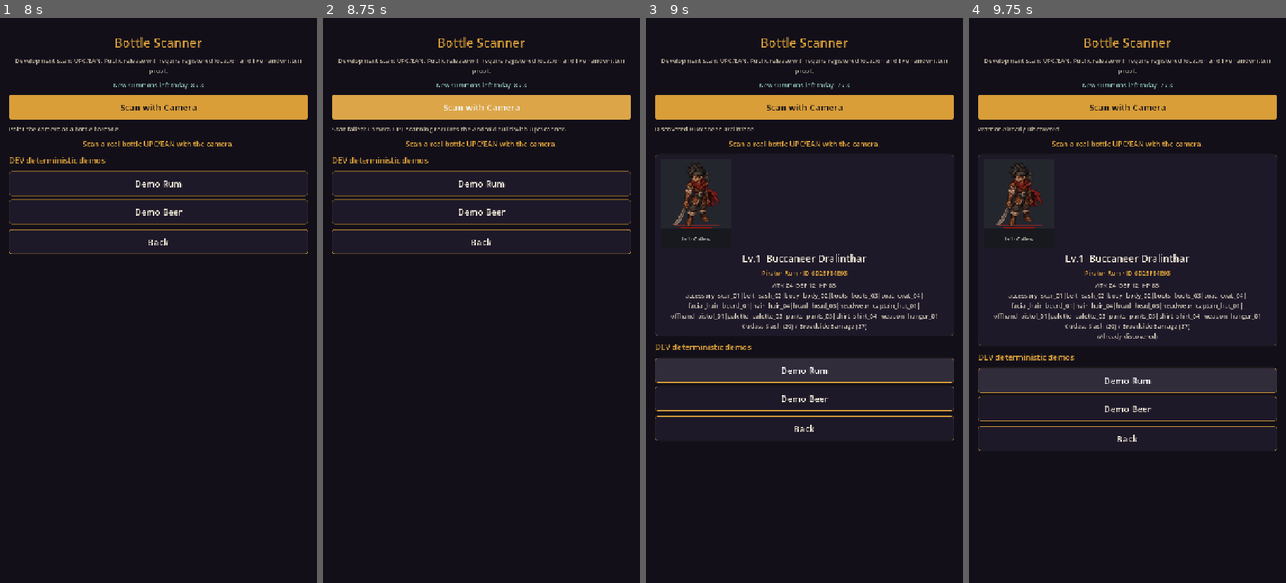
Above: before the commit, frames 1-4 (left to right).
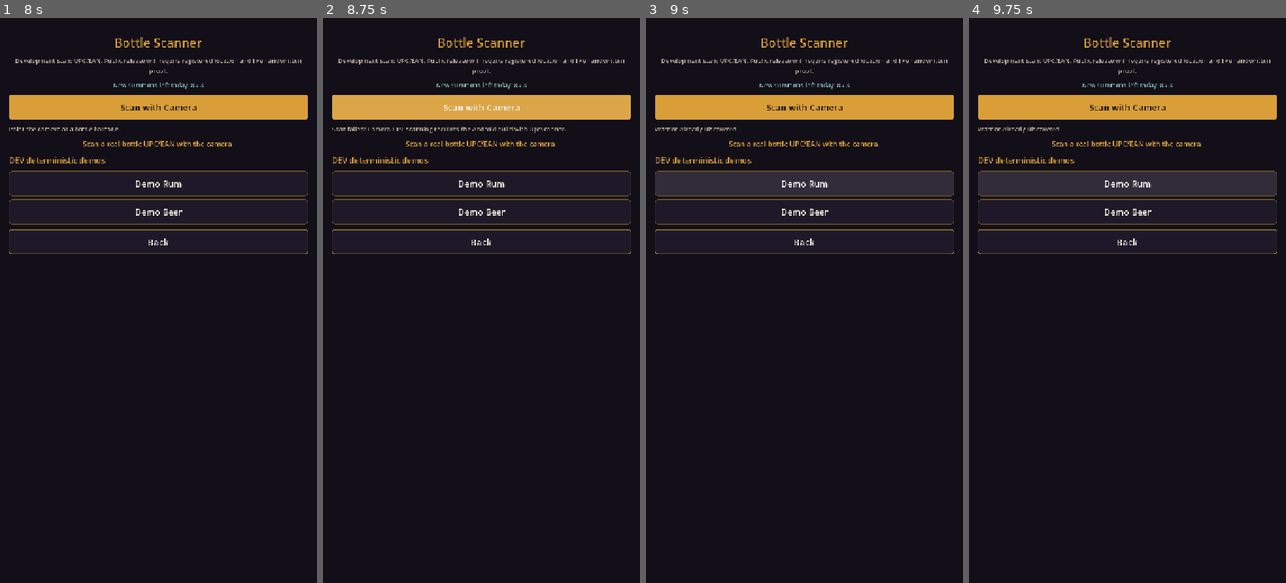
Above: after the commit, the same moments.

Repository: rgarn023/LibationWarriors
Game: Godot game, scene res://scenes/startup.tscn
The game is run twice, just before and just after one commit, with the same random seed, the same clock (stepped at 60 frames per second) and the same inputs.
Inputs (mouse positions are in pixels of both pictures, inside the frame that each line leads up to):
- Up to frame 1 (8 s): tap Enter (ui_accept) at 0.5, 0.77, 1.25, 2, 2.75, 3.5, 3.77, 4.25 s; move the mouse to (228, 272) at 0.52 s; hold Right (ui_right) 0.53-1.25 s; hold Space (attack) 0.53-1.25 s; click (228, 272) at 0.67 s; drag from (95, 328) to (142, 413) at 1.27 s; move the mouse to (190, 176) at 2.02 s; hold Right (ui_right) 2.03-2.75 s; tap K at 2.1 s; drag from (142, 413) to (63, 215) at 2.77 s; move the mouse to (253, 385) at 3.52 s; hold Left (ui_left) 3.53-4.25 s; tap X at 3.6 s; drag from (63, 215) to (110, 159) at 4.27 s; move the mouse to (174, 300) at 5.02 s; hold Down (ui_down) 5.03-5.75 s; hold Space (attack) 5.03-5.75 s; click (174, 300) at 5.17 s; click (158, 244) at 5.77 s; type "12" at 5.85 s; click (158, 272) at 6 s; type "12" at 6.08 s; click "Continue Offline (DEV)" at 6.5 s; click "SCAN" at 7.25 s
- Up to frame 2 (8.75 s): click "Scan with Camera" at 8 s
- Up to frame 3 (9 s): click "Demo Rum" at 8.75 s
- Up to frame 4 (9.75 s): click "Demo Rum" at 9.5 s

Frames 1-2 are identical in both runs. In frame 3, 8.9% of the frame differs, in the area x 2-98%, y 11-75%; in frame 4, 8.6%.
Error after the commit: Parse Error: Key "gender" was already used in this dictionary (at line 120). (res://scripts/data/warrior.gd:123)

Commit message:
Lock UPC-global gender and v2 procedural faction warrior portraits

Diff:
--- a/project.godot
+++ b/project.godot
@@ -5,7 +5,7 @@
 
 config/name="Libation Warriors"
 config/description="Scan bottles to summon unique 16-bit libation warriors. Collect, form parties of three, and battle locally or online."
-config/version="1.6.1"
+config/version="1.7.0"
 run/main_scene="res://scenes/startup.tscn"
 config/features=PackedStringArray("4.7", "Mobile")
 config/icon="res://assets/icons/app_icon.png"
--- a/scripts/autoload/warrior_factory.gd
+++ b/scripts/autoload/warrior_factory.gd
@@ -20,6 +20,9 @@
 	warrior.faction = faction
 	warrior.category = category
 	warrior.seed_value = seed
+	warrior.gender = AppearanceData.gender_for_seed(seed)
+	warrior.base_archetype = AppearanceData.archetype_for(faction)
+	warrior.design_version = 2
 	warrior.level = 1
 	warrior.xp = 0
 
--- a/scripts/data/appearance_data.gd
+++ b/scripts/data/appearance_data.gd
@@ -2,8 +2,30 @@
 extends RefCounted
 ## Deterministic component pools. IDs map to synchronized sprite layers as art is added.
 
+const ARCHETYPES := {
+	"pirate": "Sea Corsair", "militiaman": "Frontier Sentinel",
+	"bandit": "Sunset Outlaw", "druid": "Highland Mystic",
+	"barbarian": "Frost Reaver", "paladin": "Gilded Warden",
+	"alchemist": "Botanical Artificer", "bard": "Velvet Virtuoso",
+	"red_mage": "Crimson Arcanist", "white_mage": "Ivory Oracle",
+	"black_mage": "Void Hexer", "brawler": "Iron Bruiser",
+	"samurai": "Blossom Ronin", "viking": "Runestone Raider",
+	"rogue": "Midnight Stalker", "nimrod": "Fizz Fool",
+}
+
+static func gender_for_seed(seed: int) -> String:
+	# Intentionally independent of caller, current time, and local RNG.
+	return "female" if (seed & 1) == 1 else "male"
+
+static func archetype_for(faction: String) -> String:
+	return str(ARCHETYPES.get(faction, "Wandering Warrior"))
+
 const DEFAULT_POOLS := {
 	"body": ["body_01", "body_02", "body_03"],
+	"silhouette": ["athletic", "lean", "stocky", "regal"],
+	"face": ["face_01", "face_02", "face_03", "face_04"],
+	"skin": ["skin_01", "skin_02", "skin_03", "skin_04", "skin_05"],
+	"headwear": ["hood", "circlet", "none", "helm"],
 	"head": ["head_01", "head_02", "head_03", "head_04"],
 	"hair": ["hair_01", "hair_02", "hair_03", "hair_04"],
 	"outfit": ["outfit_01", "outfit_02", "outfit_03", "outfit_04"],
@@ -13,6 +35,9 @@
 
 const PIRATE_POOLS := {
 	"body": ["body_01", "body_02", "body_03", "body_04"],
+	"silhouette": ["athletic", "lean", "stocky", "regal"],
+	"face": ["face_01", "face_02", "face_03", "face_04"],
+	"skin": ["skin_01", "skin_02", "skin_03", "skin_04", "skin_05"],
 	"head": ["head_01", "head_02", "head_03", "head_04", "head_05", "head_06", "head_07"],
 	"hair": ["hair_01", "hair_02", "hair_03", "hair_04", "hair_05", "hair_06"],
 	"facial_hair": ["none", "stubble_01", "beard_01", "beard_02", "mustache_01"],
@@ -46,5 +71,9 @@
 		var selected := str(choices[rng.randi() % choices.size()])
 		components[str(key)] = selected
 		signature.append("%s=%s" % [str(key), selected])
+	components["gender"] = warrior.gender
+	components["archetype"] = warrior.base_archetype
+	signature.append("gender=%s" % warrior.gender)
+	signature.append("archetype=%s" % warrior.base_archetype)
 	warrior.appearance_components = components
 	warrior.appearance_signature = "|".join(signature)
--- a/scripts/data/warrior.gd
+++ b/scripts/data/warrior.gd
@@ -7,6 +7,10 @@
 var name: String = ""
 var faction: String = "rogue"
 var category: int = FactionData.Category.OTHER_ALCOHOL
+## Base gender and visual archetype are immutable for a normalized UPC.
+var gender: String = "male"
+var base_archetype: String = ""
+var design_version: int = 2
 var bottle_palette_name: String = ""
 var tint_primary: Color = Color.WHITE
 var tint_secondary: Color = Color.GRAY
@@ -71,6 +75,9 @@
 	special_power = int(data.get("special_power", 20))
 	regular_power = int(data.get("regular_power", 12))
 	seed_value = int(data.get("seed_value", 0))
+	gender = str(data.get("gender", AppearanceData.gender_for_seed(seed_value)))
+	base_archetype = str(data.get("base_archetype", AppearanceData.archetype_for(faction)))
+	design_version = int(data.get("design_version", 1))
 	level = maxi(1, int(data.get("level", 1)))
 	xp = maxi(0, int(data.get("xp", 0)))
 	variant_pattern = int(data.get("variant_pattern", 0))
@@ -110,6 +117,12 @@
 		"name": name,
 		"faction": faction,
 		"category": category,
+		"gender": gender,
+		"base_archetype": base_archetype,
+		"design_version": design_version,
+		"gender": gender,
+		"base_archetype": base_archetype,
+		"design_version": design_version,
 		"bottle_palette_name": bottle_palette_name,
 		"tint_primary": [tint_primary.r, tint_primary.g, tint_primary.b, tint_primary.a],
 		"tint_secondary": [tint_secondary.r, tint_secondary.g, tint_secondary.b, tint_secondary.a],
--- /dev/null
+++ b/scripts/data/warrior_base_art.gd
@@ -0,0 +1,131 @@
+class_name WarriorBaseArt
+extends RefCounted
+## Deterministic 64x80 original pixel-art base PORTRAITS for all 16 factions.
+## Distinctive gendered silhouette, gear, face, hair, palette and weapon.
+## Gameplay directional sheets are a separate authored-animation milestone.
+
+const W := 64
+const H := 80
+const SKIN := [Color("#f6c5a2"), Color("#dca17e"), Color("#a96547"), Color("#76442f"), Color("#e6ae89")]
+const COAT_COLORS := {
+	"pirate": "#335c8a", "militiaman": "#596e55", "bandit": "#bd6734",
+	"druid": "#326b4c", "barbarian": "#6388a9", "paladin": "#b8a16c",
+	"alchemist": "#388977", "bard": "#824d85", "red_mage": "#b53b53",
+	"white_mage": "#b6bdd1", "black_mage": "#57427f", "brawler": "#a46b3d",
+	"samurai": "#9f3c4f", "viking": "#597d85", "rogue": "#474b69",
+	"nimrod": "#79ab53",
+}
+
+static func texture_for(warrior: Warrior) -> Texture2D:
+	var image := Image.create_empty(W, H, false, Image.FORMAT_RGBA8)
+	image.fill(Color.TRANSPARENT)
+	var sig := warrior.appearance_signature
+	var seed := warrior.seed_value
+	var parts := warrior.appearance_components
+	var gender := warrior.gender
+	var outline := Color("#20202e")
+	var skin := SKIN[posmod(_component_number(parts, "skin", 1) - 1, SKIN.size())]
+	var coat := Color(str(COAT_COLORS.get(warrior.faction, "#6e6688")))
+	var accent := warrior.outfit_accent()
+	var pants := coat.darkened(0.48)
+	var hair := [Color("#302839"), Color("#794a31"), Color("#c99a53"), Color("#ddd0b7"), Color("#593b65")][posmod(int(seed / 29), 5)]
+	# Ground and cloak silhouette.
+	_fill(image, 13, 73, 39, 3, Color(0.06, 0.05, 0.1, 0.35))
+	var is_female := gender == "female"
+	var shoulder := 12 if is_female else 10
+	if str(parts.get("silhouette", "")) == "stocky":
+		shoulder += 3
+	elif str(parts.get("silhouette", "")) == "lean":
+		shoulder -= 2
+	# Torso and legs; each pixel is drawn once using stable UPC blueprint data.
+	_fill(image, 26, 52, 6, 18, outline)
+	_fill(image, 33, 52, 6, 18, outline)
+	_fill(image, 27, 52, 4, 15, pants)
+	_fill(image, 34, 52, 4, 15, pants)
+	_fill(image, 24, 66, 9, 6, outline)
+	_fill(image, 33, 66, 9, 6, outline)
+	_fill(image, 25, 67, 7, 4, coat.darkened(0.5))
+	_fill(image, 34, 67, 7, 4, coat.darkened(0.5))
+	_fill(image, 32 - shoulder, 31, shoulder * 2 + 1, 24, outline)
+	_fill(image, 33 - shoulder, 32, shoulder * 2 - 1, 21, coat)
+	_fill(image, 31, 31, 3, 21, coat.lightened(0.18))
+	_fill(image, 31 - shoulder, 34, 5, 19, coat.darkened(0.27))
+	_fill(image, 27, 50, 12, 3, Color("#302936"))
+	_fill(image, 30, 50, 5, 3, accent)
+	# Cloth overlay / corset / tunic differentiates female and male character bases.
+	if is_female:
+		_fill(image, 25, 44, 14, 2, accent.darkened(0.12))
+		_fill(image, 27, 37, 2, 9, accent)
+		_fill(image, 37, 37, 2, 9, accent)
+	else:
+		_fill(image, 23, 39, 18, 2, accent.darkened(0.15))
+		_fill(image, 31, 35, 2, 12, accent)
+	# Sleeves and gloves.
+	_fill(image, 15 if not is_female else 17, 34, 7, 21, outline)
+	_fill(image, 42 if not is_female else 40, 34, 7, 21, outline)
+	_fill(image, 16 if not is_female else 18, 35, 5, 16, coat.darkened(0.14))
+	_fill(image, 43 if not is_female else 41, 35, 5, 16, coat.darkened(0.14))
+	_fill(image, 16 if not is_female else 18, 52, 5, 6, skin)
+	_fill(image, 43 if not is_female else 41, 52, 5, 6, skin)
+	# Head, face and hair.
+	_fill(image, 24, 13, 17, 22, outline)
+	_fill(image, 25, 14, 15, 19, skin)
+	_fill(image, 25, 13, 15, 7, hair)
+	_fill(image, 22, 17, 5, 13 if is_female else 7, hair)
+	_fill(image, 39, 17, 5, 14 if is_female else 6, hair)
+	if str(parts.get("hair", "hair_01")) in ["hair_03", "hair_04", "hair_05", "hair_06"]:
+		_fill(image, 21, 26, 5, 13, hair)
+		_fill(image, 40, 26, 5, 13, hair)
+	_fill(image, 28, 24, 3, 2, outline)
+	_fill(image, 35, 24, 3, 2, outline)
+	_fill(image, 31, 30, 4, 1, Color("#7c4a4a"))
+	# The faction's recognizable signature headpiece and silhouette.
+	var f := warrior.faction
+	if f in ["pirate", "bandit"]:
+		_fill(image, 16, 13, 34, 4, outline)
+		_fill(image, 21, 5, 23, 10, coat.darkened(0.28))
+		_fill(image, 22, 14, 21, 2, accent)
+	elif f in ["samurai", "viking", "paladin", "militiaman", "barbarian"]:
+		_fill(image, 22, 6, 22, 8, outline)
+		_fill(image, 25, 7, 16, 5, accent.darkened(0.22))
+		_fill(image, 31, 3, 3, 6, accent)
+	elif f in ["red_mage", "white_mage", "black_mage", "druid", "rogue"]:
+		_fill(image, 20, 11, 25, 6, coat.darkened(0.32))
+		_fill(image, 23, 3, 19, 10, coat)
+		_fill(image, 30, 4, 5, 4, accent)
+	elif f in ["alchemist", "bard"]:
+		_fill(image, 24, 10, 17, 5, outline)
+		_fill(image, 27, 7, 11, 6, accent)
+	elif f == "nimrod":
+		_fill(image, 26, 5, 12, 8, accent)
+		_fill(image, 28, 3, 8, 5, Color("#f4eb8e"))
+	# Weapon / focus is faction-specific.
+	match f:
+		"pirate", "samurai", "rogue", "bandit", "paladin":
+			_fill(image, 52, 13, 2, 42, outline)
+			_fill(image, 52, 15, 1, 29, Color("#d7e0e8"))
+			_fill(image, 48, 48, 10, 3, accent)
+		"barbarian", "viking", "brawler", "militiaman":
+			_fill(image, 53, 20, 3, 39, Color("#493427"))
+			_fill(image, 49, 17, 12, 12, accent.darkened(0.24))
+		"alchemist":
+			_fill(image, 48, 43, 11, 14, Color("#a7ded6"))
+			_fill(image, 50, 49, 7, 7, Color("#4fd1ae"))
+		"nimrod":
+			_fill(image, 49, 38, 10, 18, Color("#d1cf6a"))
+		_:
+			_fill(image, 53, 17, 3, 42, Color("#61506d"))
+			_fill(image, 50, 10, 9, 10, accent)
+	# Small deterministic crest and contrasting shoulder accent.
+	var crest_x := 20 + posmod(int(seed / 137), 5)
+	_fill(image, crest_x, 37, 3, 4, accent)
+	return ImageTexture.create_from_image(image)
+
+static func _component_number(parts: Dictionary, key: String, fallback: int) -> int:
+	var value := str(parts.get(key, ""))
+	if value.contains("_"):
+		return int(value.get_slice("_", 1))
+	return fallback
+
+static func _fill(image: Image, x: int, y: int, w: int, h: int, color: Color) -> void:
+	image.fill_rect(Rect2i(x, y, w, h), color)
--- a/scripts/tests/foundation_tests.gd
+++ b/scripts/tests/foundation_tests.gd
@@ -12,6 +12,7 @@
 func _run() -> void:
 	_test_barcode_identity()
 	_test_warrior_identity()
+	_test_gender_and_base_design()
 	_test_dungeons()
 	_test_direction_math()
 	_test_combat_timing()
@@ -161,3 +162,26 @@
 	_expect(CorruptedPathRules.duration_bonus_tier(168 * 3600) == 168, "weekly tier missing")
 	_expect(CorruptedPathRules.capped_daily_gold(900, 50, 200, 500, 750) == 450, "daily cap not respected")
 	_expect(CorruptedPathRules.capped_daily_gold(900, 300, 700, 800, 750) == 50, "weekly cap not respected")
+
+
+func _test_gender_and_base_design() -> void:
+	var seen_male := false
+	var seen_female := false
+	for i in range(100):
+		var upc := "%012d" % (100000000000 + i)
+		var a := WarriorFactory.generate(upc, FactionData.Category.GIN)
+		var b := WarriorFactory.generate(upc, FactionData.Category.GIN)
+		_expect(a.gender == b.gender, "one UPC generated different genders")
+		_expect(a.base_archetype == b.base_archetype, "one UPC generated different archetypes")
+		_expect(a.appearance_signature == b.appearance_signature, "one UPC generated different designs")
+		_expect(a.to_blueprint_dict() == b.to_blueprint_dict(), "blueprint differed between players")
+		_expect(a.gender in ["male", "female"], "invalid warrior gender")
+		_expect(a.design_version == 2, "design version missing")
+		var reloaded := Warrior.new(a.to_blueprint_dict())
+		_expect(reloaded.gender == a.gender, "blueprint gender lost on restore")
+		_expect(reloaded.appearance_components == a.appearance_components, "blueprint art identity lost on restore")
+		seen_male = seen_male or a.gender == "male"
+		seen_female = seen_female or a.gender == "female"
+	_expect(seen_male and seen_female, "male and female warriors were not both generated")
+	var soda := WarriorFactory.generate("4012345678901", FactionData.Category.NON_ALCOHOLIC)
+	_expect(soda.faction == "nimrod", "nonalcoholic generated a non-Nimrod")
--- a/scripts/ui/scanner.gd
+++ b/scripts/ui/scanner.gd
@@ -168,7 +168,8 @@
 func _show_result(warrior: Warrior, duplicate: bool) -> void:
 	result_panel.visible = true
 	result_name.text = "Lv.%d  %s" % [warrior.level, warrior.name]
-	result_faction.text = "%s · %s · ID %s" % [
+	result_faction.text = "%s · %s · %s · ID %s" % [
+		warrior.gender.capitalize(),
 		warrior.faction_display(),
 		warrior.category_display(),
 		warrior.barcode_hash.substr(0, 10).to_upper(),
--- a/scripts/ui/warrior_portrait.gd
+++ b/scripts/ui/warrior_portrait.gd
@@ -32,17 +32,13 @@
 	tr.stretch_mode = TextureRect.STRETCH_KEEP_ASPECT_CENTERED
 	tr.texture_filter = CanvasItem.TEXTURE_FILTER_NEAREST
 	tr.mouse_filter = Control.MOUSE_FILTER_IGNORE
-	var path := warrior.preview_path()
-	if ResourceLoader.exists(path):
-		tr.texture = load(path)
-	elif ResourceLoader.exists(warrior.sprite_path()):
-		tr.texture = load(warrior.sprite_path())
-	tr.modulate = warrior.display_modulate()
+	tr.texture = WarriorBaseArt.texture_for(warrior)
+	tr.modulate = Color.WHITE
 	root.add_child(tr)
 
 	var footer := Label.new()
 	var wp := warrior.weapon_profile()
-	footer.text = "Lv%d · %s" % [warrior.level, str(wp.get("shape", "blade")).capitalize()]
+	footer.text = "Lv%d · %s · %s" % [warrior.level, warrior.gender.capitalize(), str(wp.get("shape", "blade")).capitalize()]
 	footer.horizontal_alignment = HORIZONTAL_ALIGNMENT_CENTER
 	footer.position = Vector2(0, h * 0.86)
 	footer.size = Vector2(w, h * 0.14)
@@ -66,9 +62,6 @@
 static func apply_to_texture_rect(tr: TextureRect, warrior: Warrior) -> void:
 	if tr == null or warrior == null:
 		return
-	if ResourceLoader.exists(warrior.preview_path()):
-		tr.texture = load(warrior.preview_path())
-	elif ResourceLoader.exists(warrior.sprite_path()):
-		tr.texture = load(warrior.sprite_path())
+	tr.texture = WarriorBaseArt.texture_for(warrior)
 	tr.texture_filter = CanvasItem.TEXTURE_FILTER_NEAREST
-	tr.modulate = warrior.display_modulate()
+	tr.modulate = Color.WHITE
Not shown, changed: export_presets.cfg
Not shown, changed: .github/workflows/android-apk.yml
Not shown, added: docs/WARRIOR_BASE_DESIGN_V2.md
